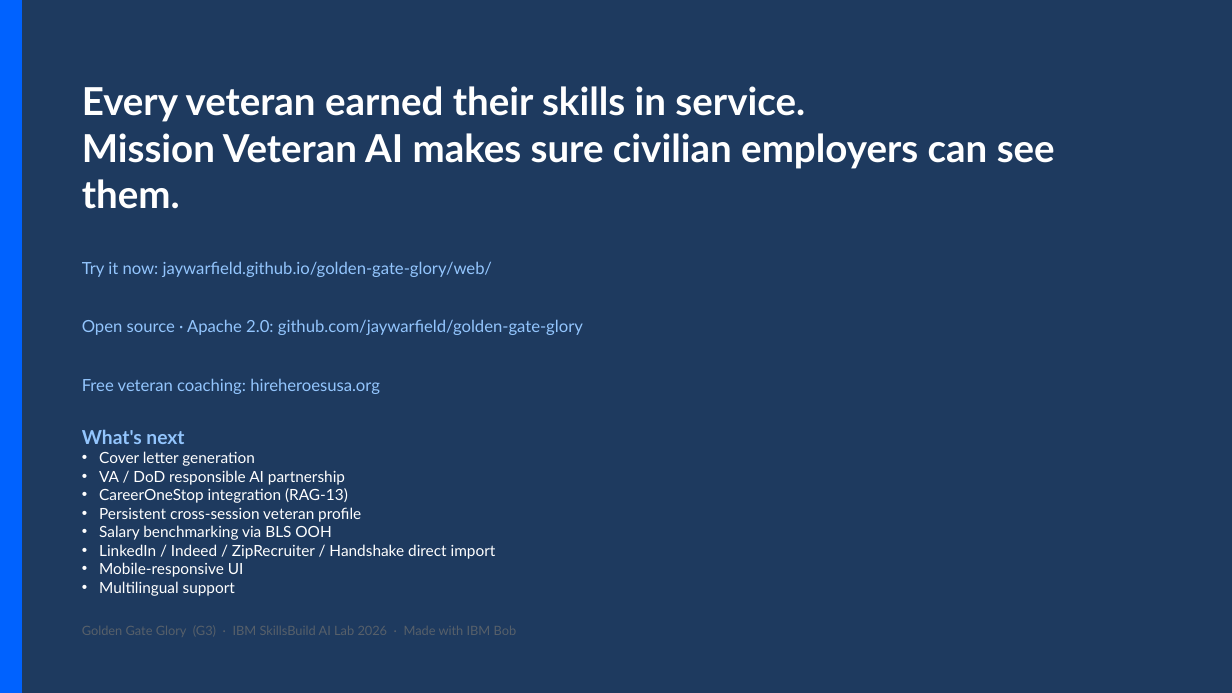
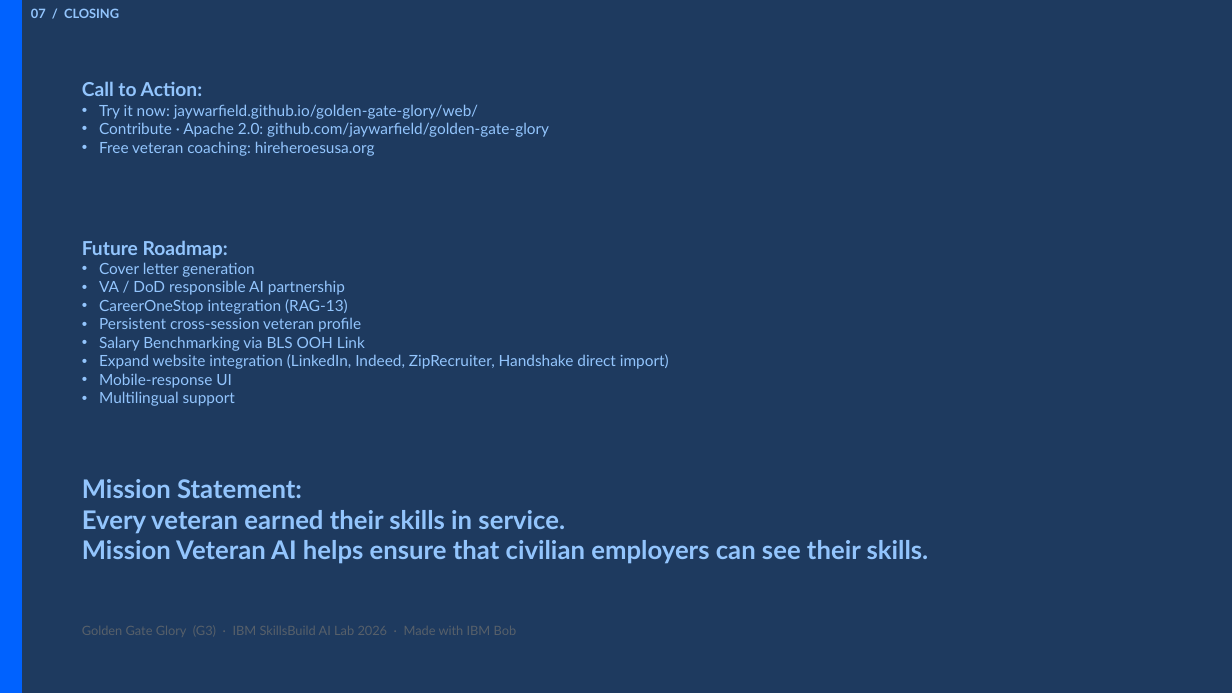
Before and after one commit to jaywarfield/golden-gate-glory, a slide deck: slide 7 of docs/images/source/mission-veteran-ai-final-presentation-textonly.pptx. Drawn at 1232x693 pixels with LibreOffice and Linux fonts; fonts in the diff are those of the drawing. Boxes give left, top, right and bottom in pixels: in the first picture for what was removed or moved away, otherwise in the second. Text is boxed around its words. In the diff, an @@ line names an element or a change of style, - is before the commit and + after.

```diff
--- a/docs/images/source/mission-veteran-ai-final-presentation-textonly.pptx
+++ b/docs/images/source/mission-veteran-ai-final-presentation-textonly.pptx
@@ text added at (31, 8, 119, 18), 10 pt, text #93C5FD, bold @@
+07 / CLOSING
@@ text added at (82, 81, 549, 156), 12 pt, text #93C5FD @@
+Call to Action:
+• Try it now: jaywarfield.github.io/golden-gate-glory/web/
+• Contribute · Apache 2.0: github.com/jaywarfield/golden-gate-glory
+• Free veteran coaching: hireheroesusa.org
@@ text "Future Roadmap:": place and size @@
-text "Future Roadmap:" at (82, 429, 496, 596)
+text "Future Roadmap:" at (82, 240, 669, 406)
@@ text at (82, 240, 228, 258): text changed @@
-What's next
+Future Roadmap:
@@ text removed at (82, 261, 492, 277) @@
-Try it now: jaywarfield.github.io/golden-gate-glory/web/
@@ text at (99, 262, 361, 406): text colour #FFFFFF to #93C5FD in "Cover letter generation", "VA / DoD responsible AI partnership", "CareerOneStop integration (RAG-13)", "Persistent cross-session veteran profile" and 1 more places @@
@@ text removed at (82, 319, 583, 335) @@
-Open source · Apache 2.0: github.com/jaywarfield/golden-gate-glory
@@ text at (99, 336, 669, 388): text changed; text colour #FFFFFF to #93C5FD @@
-• Salary benchmarking via BLS OOH
-• LinkedIn / Indeed / ZipRecruiter / Handshake direct import
-• Mobile-responsive UI
+• Salary Benchmarking via BLS OOH Link
+• Expand website integration (LinkedIn, Indeed, ZipRecruiter, Handshake direct import)
+• Mobile-response UI
@@ text removed at (82, 378, 380, 394) @@
-Free veteran coaching: hireheroesusa.org
@@ text "Mission Statement:": place and size @@
-text "Mission Statement:" at (82, 86, 1055, 209)
+text "Mission Statement:" at (82, 479, 929, 564)
@@ text at (82, 479, 302, 498): paragraph added @@
+Mission Statement:
@@ text at (82, 510, 565, 534): size 30 to 20 pt, text colour #FFFFFF to #93C5FD in "Every veteran earned their skills in service." @@
@@ text at (82, 540, 929, 564): text changed; size 30 to 20 pt; text colour #FFFFFF to #93C5FD @@
-Mission Veteran AI makes sure civilian employers can see them.
+Mission Veteran AI helps ensure that civilian employers can see their skills.
```
Also in this commit, not shown: 2 other slides changed.
